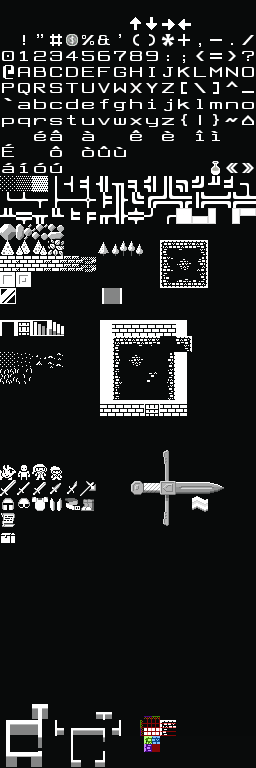
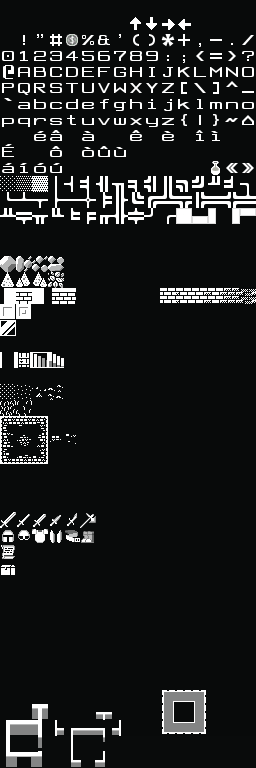
Comparing the layer stacks of the two w=256, h=768 images. Changes:
moved "Tile Maps" above "Experimental" over [0, 224, 256, 752]
renamed "Guides" to "Tile Map", opacity 50% → 100%, painted on it over [0, 224, 256, 752]
removed layer "Templates" (in "Tile Maps") from group "Tile Maps" over [0, 320, 224, 752]
removed layer "Paint Layer 2(pasted)" from group "Tile Maps" over [64, 256, 256, 444]
removed layer "Tile Map Merged" from group "Tile Maps" over [0, 224, 256, 752]
hid group "Experimental" (3 layers) over [0, 224, 256, 575]
renamed "Copy of Templates" to "Templates", showed it, moved it out of group "Tile Maps" over [140, 690, 206, 752]
moved "Background" above "Sword Parts" over [0, 224, 256, 752]
